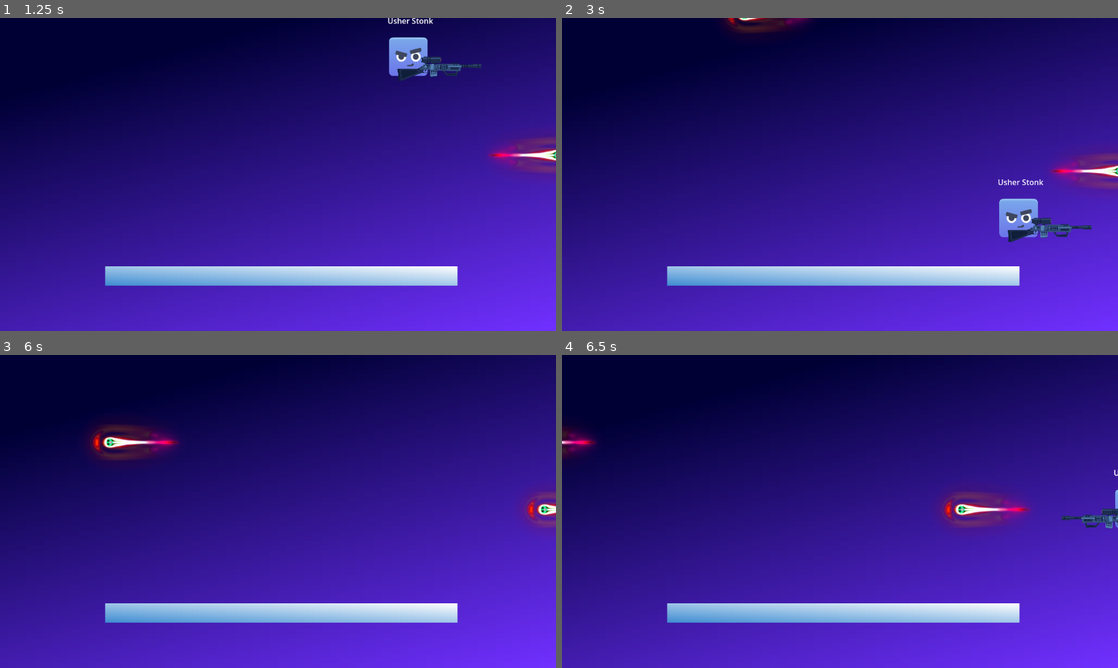
Above: before the commit, frames 1-4 (two rows, left to right).
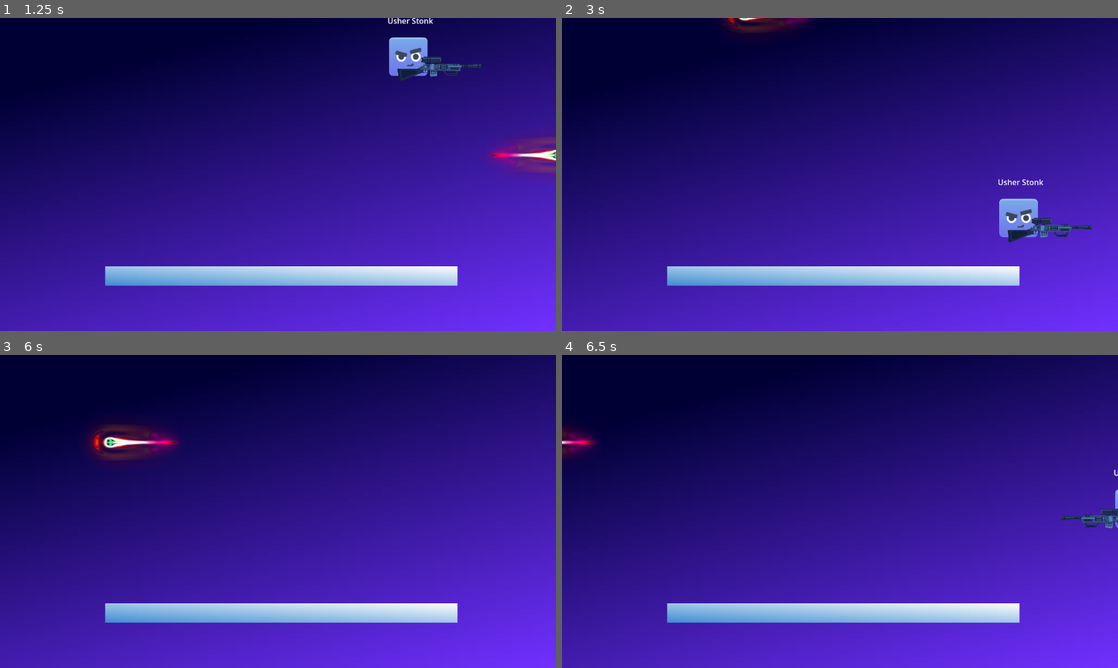
Above: after the commit, the same moments.

Repository: stjulians-godot/only-sussy-men-can-play-this-game
Game: Godot game, scene res://levels/world.tscn
Two runs of this game, one before a commit and one after it. Both use one fixed random seed, a clock stepped at 60 frames per second and the inputs below.
Inputs (mouse positions are in pixels of both pictures, inside the frame that each line leads up to):
- Up to frame 1 (1.25 s): tap Enter (ui_accept) at 0.5, 0.77 s; move the mouse to (400, 158) at 0.52 s; hold Right (ui_right) from 0.53 s (still down); click (400, 158) at 0.6 s
- Up to frame 2 (3 s): move the mouse to (728, 190) at 1.27 s; click (728, 190) at 1.35 s; tap Enter (ui_accept) at 1.52 s; move the mouse to (895, 105) at 2.02 s; release Right (ui_right) at 2.03 s; hold Left (ui_left) 2.03-2.78 s; click (895, 105) at 2.1 s; move the mouse to (812, 237) at 2.77 s; hold Right (ui_right) from 2.78 s (still down); click (812, 237) at 2.85 s
- Up to frame 3 (6 s): tap Enter (ui_accept) at 3.02, 3.77, 4.25, 4.52 s; move the mouse to (444, 558) at 3.52 s; click (444, 558) at 3.6 s; move the mouse to (111, 464) at 4.27 s; release Right (ui_right) at 4.28 s; hold Left (ui_left) 4.28-5.03 s; click (111, 464) at 4.35 s; move the mouse to (305, 511) at 5.02 s; hold Right (ui_right) 5.03-5.78 s; click (305, 511) at 5.1 s; move the mouse to (194, 433) at 5.77 s; hold Left (ui_left) from 5.78 s (still down); click (194, 433) at 5.85 s
- Up to frame 4 (6.5 s): keep holding Left (ui_left); tap Enter (ui_accept) at 6.02 s

Frame 1 is identical in both runs. In frame 2, 1.0% of the frame differs, in the area x 87-100%, y 43-55%; in frame 3, 0.5%; in frame 4, 1.3%, in the area x 68-85%, y 43-56%.

Commit message:
your_mom_is_fat_and_ugly

Diff:
--- a/levels/world.tscn
+++ b/levels/world.tscn
@@ -63,6 +63,9 @@
 position = Vector2(0, 1)
 shape = SubResource("RectangleShape2D_ay2ns")
 
+[node name="Timer" type="Timer" parent="player"]
+autostart = true
+
 [node name="test_floor" type="StaticBody2D" parent="."]
 position = Vector2(583, 534)
 
@@ -73,3 +76,5 @@
 [node name="collision" type="CollisionShape2D" parent="test_floor"]
 shape = SubResource("RectangleShape2D_w32yo")
 debug_color = Color(0.122701, 0.5385089, 0.5184258, 0.41960785)
+
+[connection signal="timeout" from="player/Timer" to="player" method="_on_timer_timeout"]
--- a/prefabs/bullet.tscn
+++ b/prefabs/bullet.tscn
@@ -47,4 +47,9 @@
 
 [node name="bullet spawn point" type="Marker2D" parent="."]
 
+[node name="VisibleOnScreenNotifier2D" type="VisibleOnScreenNotifier2D" parent="."]
+position = Vector2(25, -2)
+rect = Rect2(-122, -25, 157, 51)
+
 [connection signal="body_entered" from="." to="." method="_on_body_entered"]
+[connection signal="screen_exited" from="VisibleOnScreenNotifier2D" to="." method="_on_visible_on_screen_notifier_2d_screen_exited"]
--- a/scritps/bullet.gd
+++ b/scritps/bullet.gd
@@ -3,11 +3,13 @@
 var speed: float = 600.0
 var direction: Vector2 = Vector2.RIGHT
 var direction_left: Vector2 = Vector2.LEFT
+@onready var anim: AnimatedSprite2D = $anim
+@onready var bullet: Area2D = $"."
 
 
 func _ready():
 	if direction == Vector2.LEFT:
-		$anim.flip_h = true
+		anim.flip_h = true
 
 func _physics_process(delta):
 	# Move the bullet
@@ -24,3 +26,7 @@
 	# If we hit an enemy, damage it
 	#if body.has_method("take_damage"):
 		#body.take_damage(1)
+
+
+func _on_visible_on_screen_notifier_2d_screen_exited() -> void:
+	queue_free()
--- a/scritps/player.gd
+++ b/scritps/player.gd
@@ -7,7 +7,7 @@
 var bullet_scene = preload("res://prefabs/bullet.tscn")
 @onready var sniper: Sprite2D = $sniper
 @onready var spawn_point: Marker2D = $spawn_point
-
+var can_shoot = true
 
 
 
@@ -20,8 +20,9 @@
 	if Input.is_action_just_pressed("ui_accept"):#and is_on_floor():
 		velocity.y = JUMP_VELOCITY
 
-	if Input.is_action_just_pressed("LMB"):
+	if Input.is_action_just_pressed("LMB") and can_shoot == true:
 		shoot()
+		can_shoot = false
 
 	# Get the input direction and handle the movement/deceleration.
 	var direction := Input.get_axis("ui_left", "ui_right")
@@ -57,3 +58,7 @@
 
 	# Add bullet to the scene
 	get_tree().root.add_child(bullet)
+
+
+func _on_timer_timeout() -> void:
+	can_shoot = true
